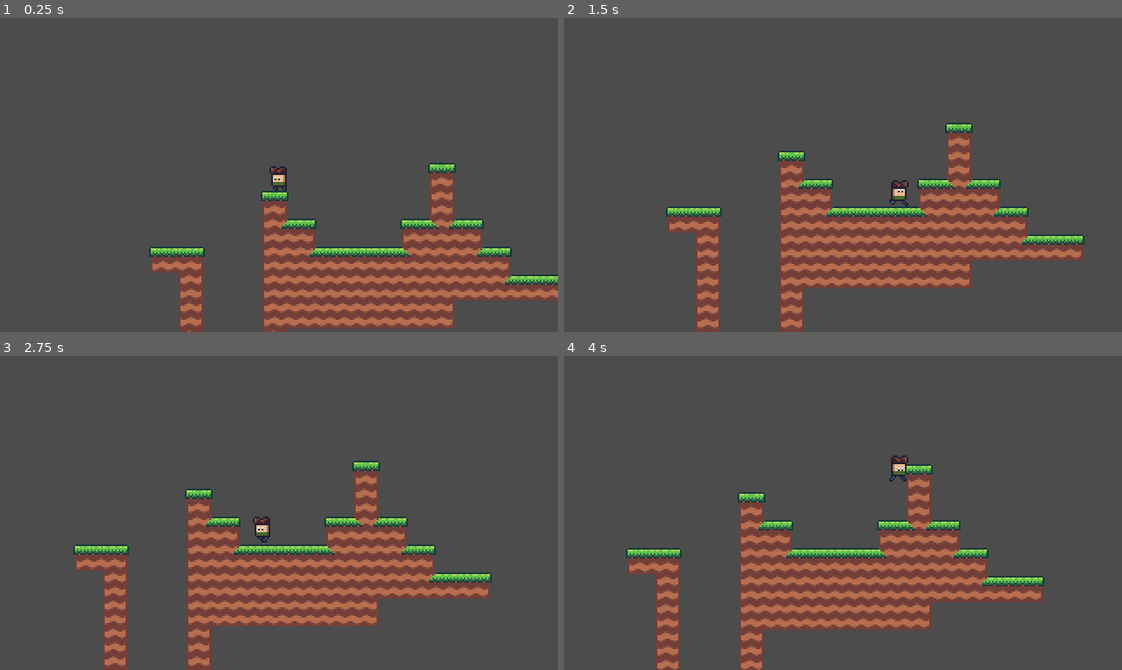
Above: before the commit, frames 1-4 (two rows, left to right).
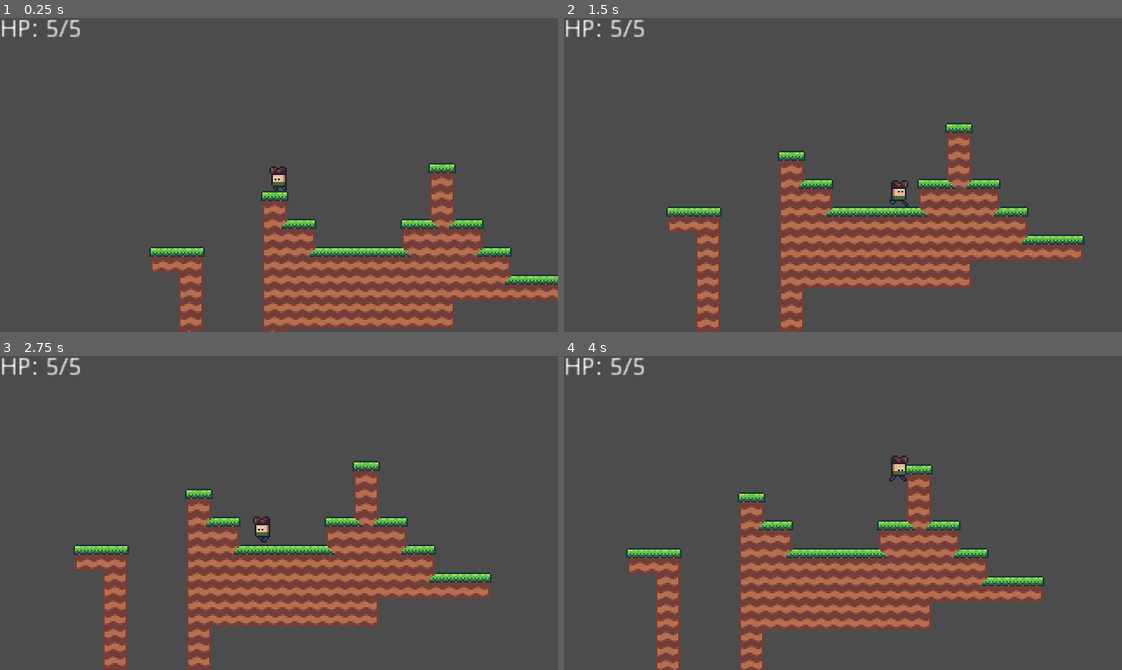
Above: after the commit, the same moments.

Repository: jasonrobwebster/Cave
Game: Godot game, scene res://scenes/debug.tscn
The game is run twice, just before and just after one commit, with the same random seed, the same clock (stepped at 60 frames per second) and the same inputs.
Inputs:
- Up to frame 1 (0.25 s): no input
- Up to frame 2 (1.5 s): tap Enter at 0.5 s; hold Right (ui_right) from 0.53 s (still down); tap Space (jump) at 0.77 s
- Up to frame 3 (2.75 s): tap Space (jump) at 1.52 s; release Right (ui_right) at 2.03 s; hold Left (ui_left) from 2.03 s (still down)
- Up to frame 4 (4 s): release Left (ui_left) at 2.78 s; hold Right (ui_right) from 2.78 s (still down); tap Space (jump) at 3.02, 3.77 s

The runs differ from the first frame. In frame 1, 0.3% of the frame differs, in the area x 0-15%, y 0-7%; in frame 2, 0.3%; in frame 3, 0.3%; in frame 4, 0.3%.

Commit message:
added player UI

Diff:
--- a/modular/RandomWalker.gd
+++ b/modular/RandomWalker.gd
@@ -31,11 +31,13 @@
 )
 
 signal level_finished
+signal player_placed(player)
 
 
 func _ready():
 	_rng.randomize()
 	connect("level_finished", $Level, "_build_tilemap_from_random_cells")
+	connect("player_placed", $CanvasLayer/PlayerUI, "set_player")
 	if _rooms.get_class() != "ModularRooms":
 		push_warning("variable 'Rooms' should be a 'ModularRooms' class")
 	_generate_level()
@@ -134,7 +136,6 @@
 
 
 func _fill_empty():
-	print(_empty_rooms)
 	for roomv in _empty_rooms:
 		_place_room(roomv)
 
@@ -167,6 +168,7 @@
 			_player = obj.duplicate()
 			_player.global_position += obj_offset
 			$Objects.add_child(_player)
+			emit_signal("player_placed", _player.get_path())
 			continue
 		elif obj.is_in_group("enemy") and in_player_room:
 			continue
--- a/modular/RandomWalker.tscn
+++ b/modular/RandomWalker.tscn
@@ -1,8 +1,9 @@
-[gd_scene load_steps=4 format=2]
+[gd_scene load_steps=5 format=2]
 
 [ext_resource path="res://modular/RandomWalker.gd" type="Script" id=1]
 [ext_resource path="res://modular/GrassRooms.tscn" type="PackedScene" id=2]
 [ext_resource path="res://tiles/grasstiles/GrassTileMap.tscn" type="PackedScene" id=3]
+[ext_resource path="res://ui/PlayerUI.tscn" type="PackedScene" id=4]
 
 [node name="RandomWalker" type="Node2D"]
 script = ExtResource( 1 )
@@ -14,3 +15,7 @@
 
 [node name="Camera2D" type="Camera2D" parent="."]
 current = true
+
+[node name="CanvasLayer" type="CanvasLayer" parent="."]
+
+[node name="PlayerUI" parent="CanvasLayer" instance=ExtResource( 4 )]
--- a/player/Player.tscn
+++ b/player/Player.tscn
@@ -121,6 +121,7 @@
 collision_layer = 2
 script = ExtResource( 2 )
 max_health = 5
+health = 5
 
 [node name="StateMachine" type="Node" parent="."]
 script = ExtResource( 4 )
--- a/scenes/debug.tscn
+++ b/scenes/debug.tscn
@@ -1,11 +1,20 @@
-[gd_scene load_steps=5 format=2]
+[gd_scene load_steps=6 format=2]
 
 [ext_resource path="res://player/Player.tscn" type="PackedScene" id=1]
 [ext_resource path="res://tiles/grasstiles/GrassTileMap.tscn" type="PackedScene" id=2]
 [ext_resource path="res://tiles/crystal/CrystalTimeMap.tscn" type="PackedScene" id=3]
 [ext_resource path="res://ui/PauseMenu.tscn" type="PackedScene" id=4]
+[ext_resource path="res://ui/PlayerUI.tscn" type="PackedScene" id=5]
 
 [node name="debug" type="Node2D"]
+
+[node name="UI" type="CanvasLayer" parent="."]
+
+[node name="PauseMenu" parent="UI" instance=ExtResource( 4 )]
+visible = false
+
+[node name="PlayerUI" parent="UI" instance=ExtResource( 5 )]
+player = NodePath("../../Player")
 
 [node name="Player" parent="." instance=ExtResource( 1 )]
 position = Vector2( 74.6078, 71.0362 )
@@ -23,8 +32,3 @@
 current = true
 drag_margin_h_enabled = true
 drag_margin_v_enabled = true
-
-[node name="UI" type="CanvasLayer" parent="."]
-
-[node name="PauseMenu" parent="UI" instance=ExtResource( 4 )]
-visible = false
--- /dev/null
+++ b/ui/PlayerUI.gd
@@ -0,0 +1,37 @@
+extends Control
+
+export(NodePath) var player
+
+var _max_health: int setget set_maxhealth
+var _health: int setget set_health
+
+
+func _ready():
+	if player:
+		set_player(player)
+
+
+func set_player(value: NodePath):
+	var player_node = get_node(value)
+	player = value
+	_max_health = player_node.max_health
+	_health = player_node.health
+	player_node.connect("health_changed", self, "set_health")
+	player_node.connect("max_health_changed", self, "set_maxhealth")
+	_update_text()
+
+
+func set_maxhealth(value: int):
+	_max_health = max(1, value)
+	if _health:
+		self._health = _health
+	_update_text()
+
+
+func set_health(value: int):
+	_health = clamp(value, 0, _max_health)
+	_update_text()
+
+
+func _update_text():
+	$Label.text = "HP: {0}/{1}".format([_health, _max_health])
--- /dev/null
+++ b/ui/PlayerUI.tscn
@@ -0,0 +1,19 @@
+[gd_scene load_steps=2 format=2]
+
+[ext_resource path="res://ui/PlayerUI.gd" type="Script" id=1]
+
+[node name="PlayerUI" type="Control"]
+anchor_right = 1.0
+anchor_bottom = 1.0
+script = ExtResource( 1 )
+__meta__ = {
+"_edit_use_anchors_": false
+}
+
+[node name="Label" type="Label" parent="."]
+margin_right = 40.0
+margin_bottom = 14.0
+text = "HP: 5/5"
+__meta__ = {
+"_edit_use_anchors_": false
+}
